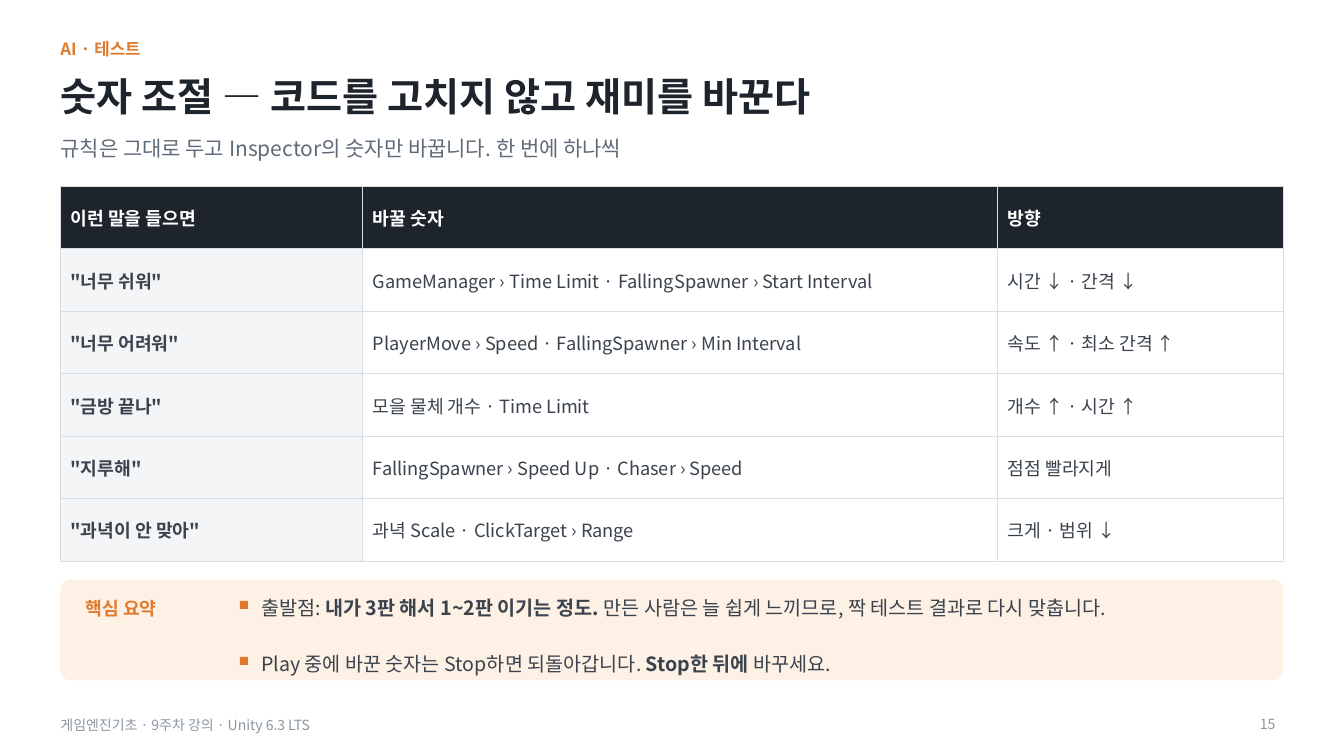
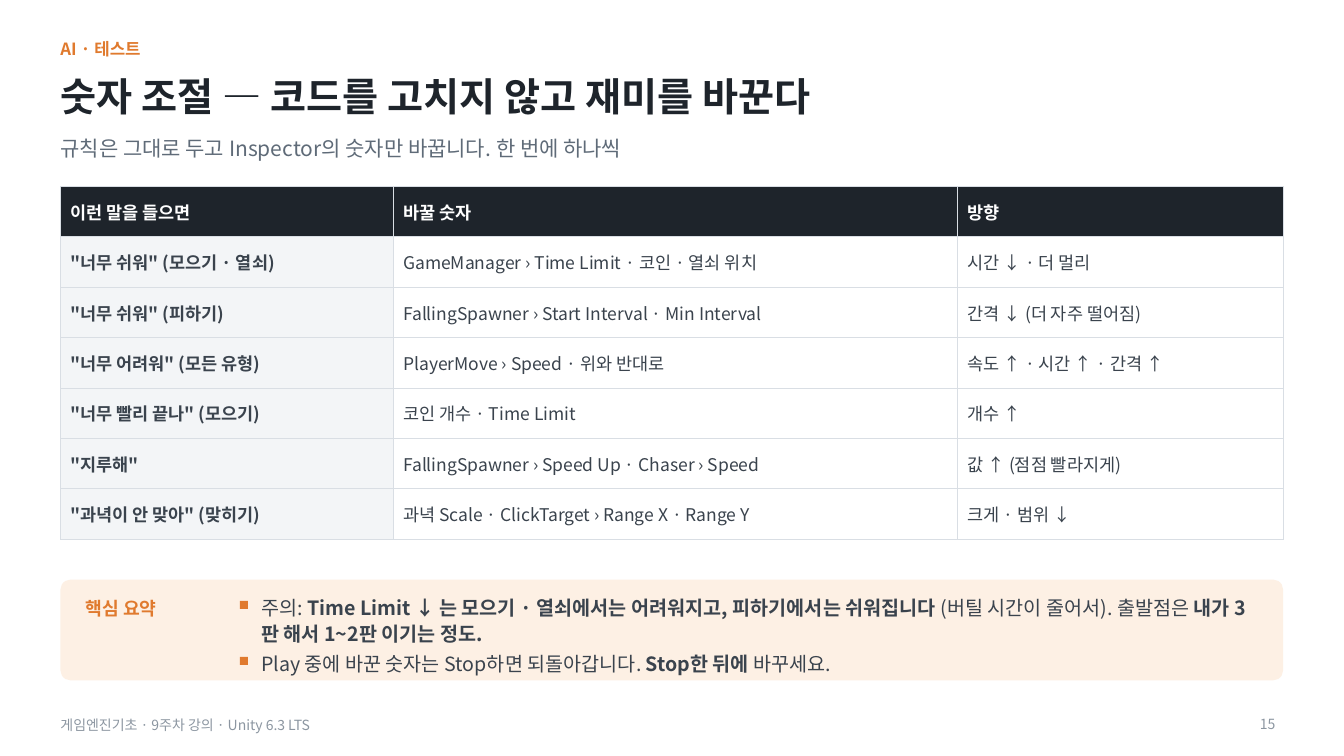
Before and after one commit to iplay-garden/game-engine-basics, a slide deck: slide 15 of 9주차/한국어/게임엔진기초_9주차_오프라인_강의슬라이드.pptx. Drawn at 1344x756 pixels with LibreOffice and Linux fonts; fonts in the diff are those of the drawing. Boxes give left, top, right and bottom in pixels: in the first picture for what was removed or moved away, otherwise in the second. Text is boxed around its words. In the diff, an @@ line names an element or a change of style, - is before the commit and + after.

```diff
--- a/9주차/한국어/게임엔진기초_9주차_오프라인_강의슬라이드.pptx
+++ b/9주차/한국어/게임엔진기초_9주차_오프라인_강의슬라이드.pptx
@@ table at bbox=[60, 187, 1284, 530] @@
-row 2: "너무 쉬워" | GameManager › Time Limit · FallingSpawner › Start Interval | 시간 ↓ · 간격 ↓
-row 3: "너무 어려워" | PlayerMove › Speed · FallingSpawner › Min Interval | 속도 ↑ · 최소 간격 ↑
-row 4: "금방 끝나" | 모을 물체 개수 · Time Limit | 개수 ↑ · 시간 ↑
-row 5: "지루해" | FallingSpawner › Speed Up · Chaser › Speed | 점점 빨라지게
-row 6: "과녁이 안 맞아" | 과녁 Scale · ClickTarget › Range | 크게 · 범위 ↓
+row 2: "너무 쉬워" (모으기 · 열쇠) | GameManager › Time Limit · 코인 · 열쇠 위치 | 시간 ↓ · 더 멀리
+row 3: "너무 쉬워" (피하기) | FallingSpawner › Start Interval · Min Interval | 간격 ↓ (더 자주 떨어짐)
+row 4: "너무 어려워" (모든 유형) | PlayerMove › Speed · 위와 반대로 | 속도 ↑ · 시간 ↑ · 간격 ↑
+row 5: "너무 빨리 끝나" (모으기) | 코인 개수 · Time Limit | 개수 ↑
+row 6: "지루해" | FallingSpawner › Speed Up · Chaser › Speed | 값 ↑ (점점 빨라지게)
+row 7: "과녁이 안 맞아" (맞히기) | 과녁 Scale · ClickTarget › Range X · Range Y | 크게 · 범위 ↓
@@ text at bbox=[261, 598, 1230, 643]: text changed; bold on @@
-출발점: 내가 3판 해서 1~2판 이기는 정도. 만든 사람은 늘 쉽게 느끼므로, 짝 테스트 결과로 다시 맞춥니다.
+주의: Time Limit ↓ 는 모으기 · 열쇠에서는 어려워지고, 피하기에서는 쉬워집니다 (버틸 시간이 줄어서). 출발점은 내가 3판 해서 1~2판 이기는 정도.
```
Also in this commit, not shown: 4 other slides changed, 10 other files.
